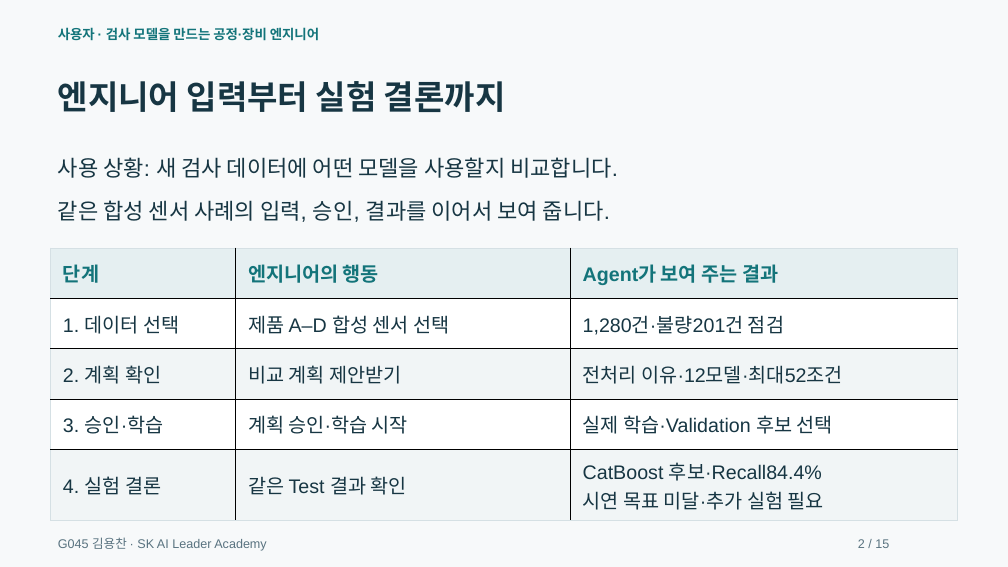
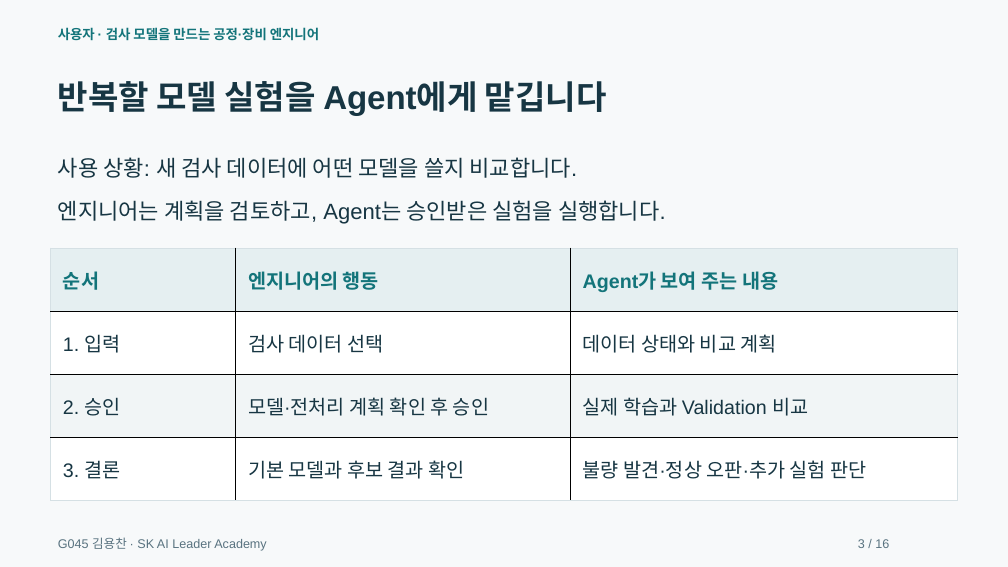
Before and after one commit to dragonchan95/Semiconductor-AI-Agent, a slide deck: slide 3 of docs/G045_Semiconductor_Agent.pptx (slide 2 before the commit). Drawn at 1008x567 pixels with LibreOffice and Linux fonts; fonts in the diff are those of the drawing. Boxes give left, top, right and bottom in pixels: in the first picture for what was removed or moved away, otherwise in the second. Text is boxed around its words. In the diff, an @@ line names an element or a change of style, - is before the commit and + after.

```diff
--- a/docs/G045_Semiconductor_Agent.pptx
+++ b/docs/G045_Semiconductor_Agent.pptx
@@ text at bbox=[58, 81, 607, 115]: text changed @@
-엔지니어 입력부터 실험 결론까지
+반복할 모델 실험을 Agent에게 맡깁니다
@@ text at bbox=[58, 157, 578, 178]: text changed @@
-사용 상황: 새 검사 데이터에 어떤 모델을 사용할지 비교합니다.
+사용 상황: 새 검사 데이터에 어떤 모델을 쓸지 비교합니다.
@@ text at bbox=[58, 200, 666, 224]: text changed @@
-같은 합성 센서 사례의 입력, 승인, 결과를 이어서 보여 줍니다.
+엔지니어는 계획을 검토하고, Agent는 승인받은 실험을 실행합니다.
@@ table at bbox=[51, 248, 958, 500] @@
-row 1: 단계 | 엔지니어의 행동 | Agent가 보여 주는 결과
-row 2: 1. 데이터 선택 | 제품 A–D 합성 센서 선택 | 1,280건·불량201건 점검
-row 3: 2. 계획 확인 | 비교 계획 제안받기 | 전처리 이유·12모델·최대52조건
-row 4: 3. 승인·학습 | 계획 승인·학습 시작 | 실제 학습·Validation 후보 선택
-row 5: 4. 실험 결론 | 같은 Test 결과 확인 | CatBoost 후보·Recall84.4% / 시연 목표 미달·추가 실험 필요
+row 1: 순서 | 엔지니어의 행동 | Agent가 보여 주는 내용
+row 2: 1. 입력 | 검사 데이터 선택 | 데이터 상태와 비교 계획
+row 3: 2. 승인 | 모델·전처리 계획 확인 후 승인 | 실제 학습과 Validation 비교
+row 4: 3. 결론 | 기본 모델과 후보 결과 확인 | 불량 발견·정상 오판·추가 실험 판단
```
Also in this commit, not shown: 13 other slides changed, 2 slides added, 1 slide removed, 29 other files.
